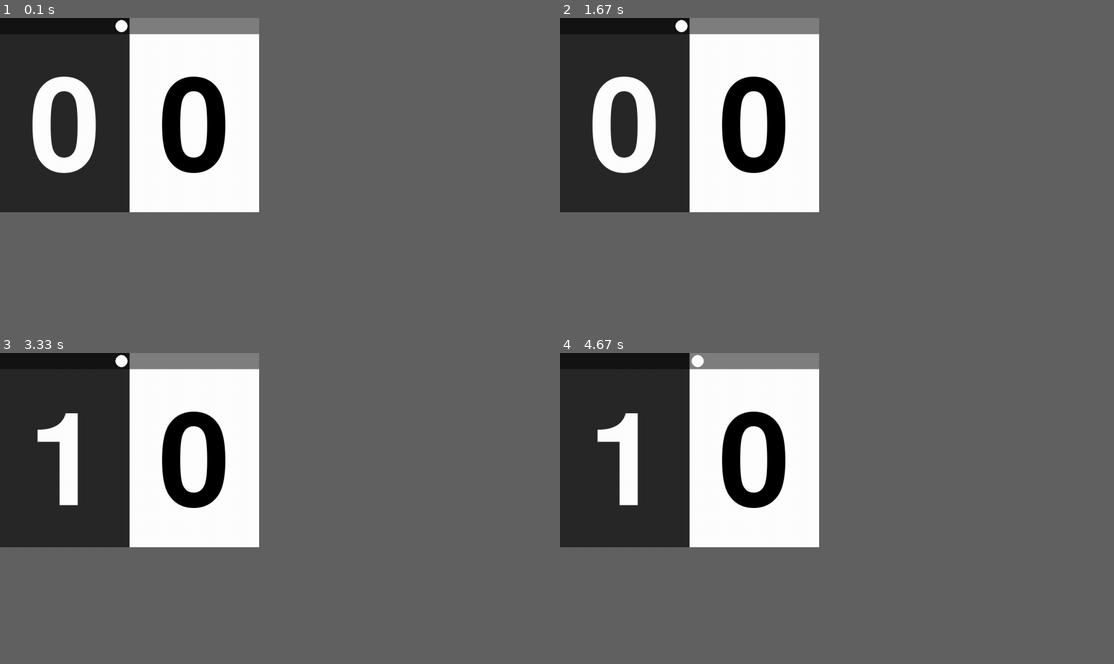
Above: before the commit, frames 1-4 (two rows, left to right).
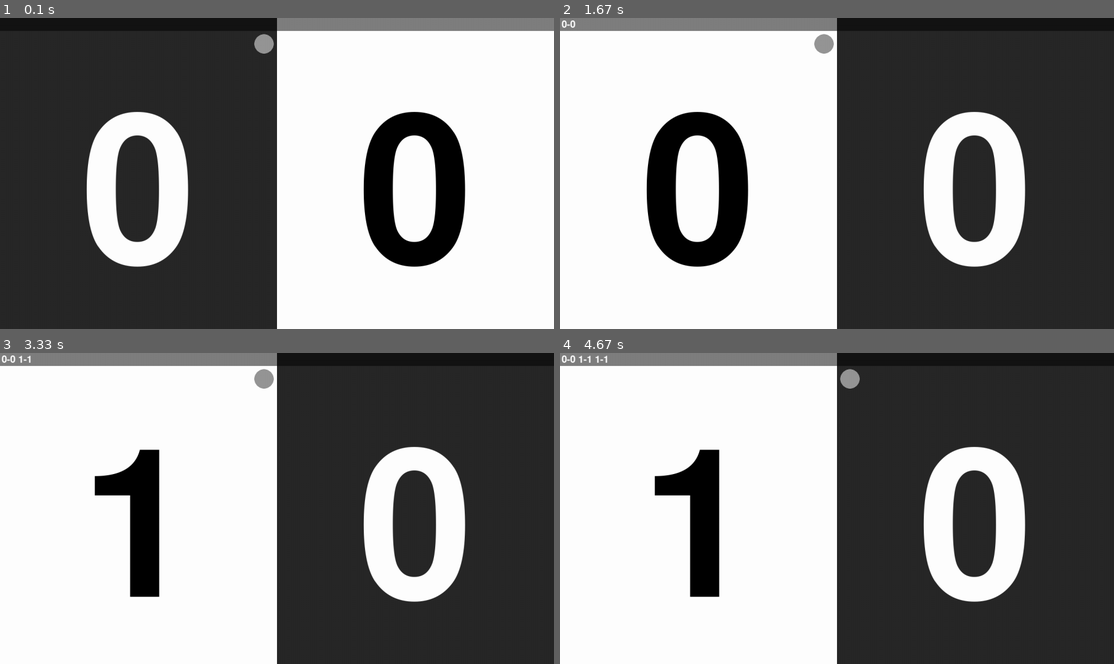
Above: after the commit, the same moments.

Repository: alvansga/my-py-game
Game: pygame game, started from Skorboard/win_main.py
Same seed, same stepped clock (60 frames per second), same inputs: the game is played once before the commit and once after it.
Inputs:
- Up to frame 1 (0.1 s): no input
- Up to frame 2 (1.67 s): hold S 0.33-0.8 s; hold Right 0.33-0.8 s; tap 5 at 0.83, 1.32 s; hold R 1.17-1.63 s; hold Right 1.17-1.63 s
- Up to frame 3 (3.33 s): hold Right 1.67-2.13 s; tap 1 at 1.82, 3.15 s; hold Up 2.17-2.47 s; tap 3 at 2.32 s; hold Right 2.5-2.97 s; tap 5 at 2.65 s; hold Left from 3 s (still down)
- Up to frame 4 (4.67 s): release Left at 3.53 s; hold Down 3.57-3.87 s; tap 3 at 3.72 s; hold Left 3.9-4.3 s; tap 5 at 4.05 s; hold Up from 4.33 s (still down); tap 1 at 4.48 s
The window is 421x316 before the commit and 900x506 after it. Grey fills any space a smaller window leaves; there, only what the larger window draws over its background counts as a difference.

The runs differ from the first frame. In frame 1, 44% of the frame differs, in the area x 0-100%, y 0-100%; in frame 2, 42%; in frame 3, 44%; in frame 4, 44%, in the area x 0-84%, y 0-100%.

Commit message:
add skor list

Diff:
--- a/Skorboard/win_main.py
+++ b/Skorboard/win_main.py
@@ -5,11 +5,12 @@
 
 # CUSTOMIZATION
 CHGSERVAFTER = 2 # 2 or 5
-WIN_WIDTH = 640
-WIN_HEIGTH = 480
+WIN_WIDTH = 1366
+WIN_HEIGTH = 768
 L_COLOR = [40,40,40]#[180,0,0]
 R_COLOR = [255,255,255]#[0,0,180]
-CIRCLE_COLOR = [255,255,255]
+SKORLIST_COLOR = [255,255,255]#[0,0,180]
+CIRCLE_COLOR = [150,150,150]
 # -------------
 
 IRKEY_EXIT = "0x804b"
@@ -35,11 +36,17 @@
     if sum(game.skor[len(game.skor)-1]) % CHGSERVAFTER == 0:
         game.serv = ~game.serv #toggle
 
+def changeCourt(game):
+    global L_COLOR, R_COLOR
+    L_COLOR , R_COLOR = R_COLOR , L_COLOR
+    for ele in game.skor:
+        ele[0] , ele[1] = ele[1] , ele[0]
+
 def updateScreen(screen, game):
     pygame.draw.rect(screen, L_COLOR, pygame.Rect(0, 0, WIN_WIDTH//2, WIN_HEIGTH))
     pygame.draw.rect(screen, R_COLOR, pygame.Rect(WIN_WIDTH//2, 0, WIN_WIDTH//2, WIN_HEIGTH))
 
-    top = pygame.Surface((WIN_WIDTH, WIN_HEIGTH//12))
+    top = pygame.Surface((WIN_WIDTH, WIN_HEIGTH//24))
     top.set_alpha(128)
     top.fill((0,0,0))
     screen.blit(top,(0,0))
@@ -63,10 +70,23 @@
     textRect.center = ((WIN_WIDTH//2) + WIN_WIDTH//2//2, WIN_HEIGTH//12 + WIN_HEIGTH//2)
     screen.blit(text, textRect)
 
+    font = pygame.font.Font('freesansbold.ttf', int(WIN_HEIGTH//32))
+    skorlist = ""
+    try:
+        for i in range(len(game.skor) - 1):
+            skorlist += str(game.skor[i][0]) + "-" + str(game.skor[i][1]) + " "
+    except:
+        pass
+    text = font.render(skorlist, True, SKORLIST_COLOR)
+    textRect = text.get_rect()
+    textRect.left = 4
+    textRect.top = 4
+    screen.blit(text, textRect)
+
     if game.serv == 0:
-        pygame.draw.circle(screen, CIRCLE_COLOR, (WIN_WIDTH//2 - WIN_HEIGTH//24, WIN_HEIGTH//12//2 ), WIN_HEIGTH//32)
+        pygame.draw.circle(screen, CIRCLE_COLOR, (WIN_WIDTH//2 - WIN_HEIGTH//24, WIN_HEIGTH//12//2 + WIN_HEIGTH//24), WIN_HEIGTH//32)
     elif game.serv == -1:
-        pygame.draw.circle(screen, CIRCLE_COLOR, (WIN_WIDTH//2 + WIN_HEIGTH//24, WIN_HEIGTH//12//2 ), WIN_HEIGTH//32)
+        pygame.draw.circle(screen, CIRCLE_COLOR, (WIN_WIDTH//2 + WIN_HEIGTH//24, WIN_HEIGTH//12//2 + WIN_HEIGTH//24), WIN_HEIGTH//32)
 
     pygame.display.flip()
 
@@ -144,12 +164,19 @@
                 room.skor.append([0,0])
                 checkService(room)
                 updateScreen(screen, room)
+                print(room.skor)
                 pass
             elif (event.type == pygame.KEYDOWN and event.key == pygame.K_r):
                 # screen.fill((128,0,0))
                 room.reset()
                 checkService(room)
                 updateScreen(screen, room)
+                pass
+            elif (event.type == pygame.KEYDOWN and event.key == pygame.K_s):
+                # screen.fill((128,0,0))
+                changeCourt(room)
+                updateScreen(screen, room)
+                print(room.skor)
                 pass
             # if event.type == pygame.KEYDOWN:
             #     print(room.skor)
